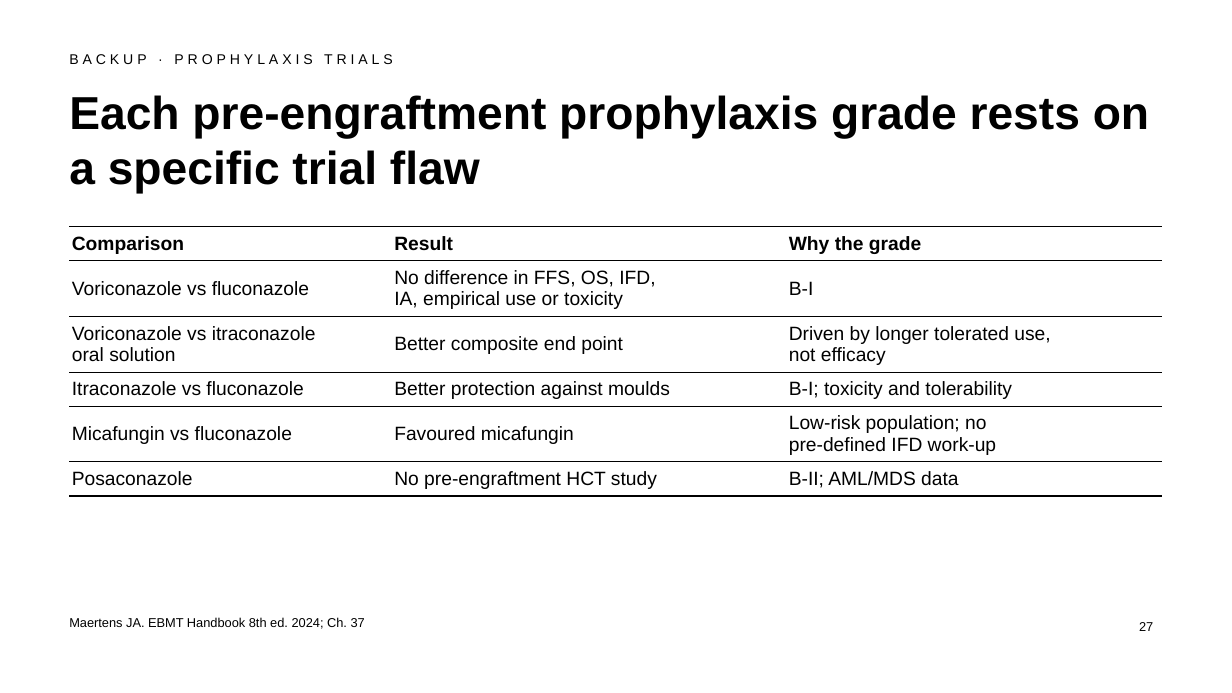
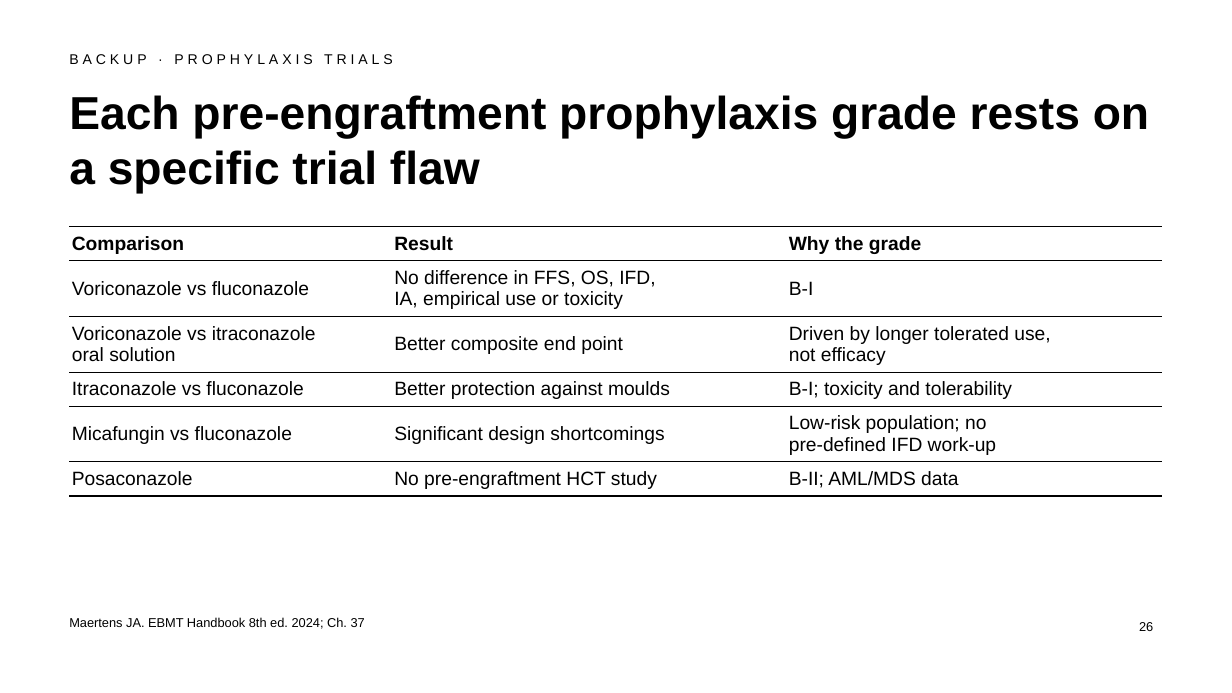
Before and after one commit to htlin222/ebmt-handbook-skill, a slide deck: slide 26 of slides/decks/s11-invasive-fungal.pptx (slide 27 before the commit). Drawn at 1232x693 pixels with LibreOffice and Linux fonts; fonts in the diff are those of the drawing. Boxes give left, top, right and bottom in pixels: in the first picture for what was removed or moved away, otherwise in the second. Text is boxed around its words. In the diff, an @@ line names an element or a change of style, - is before the commit and + after.

```diff
--- a/slides/decks/s11-invasive-fungal.pptx
+++ b/slides/decks/s11-invasive-fungal.pptx
@@ table at bbox=[69, 226, 1163, 493] @@
-row 5, column 2: Favoured micafungin
+row 5, column 2: Significant design shortcomings
@@ page number at bbox=[1139, 622, 1153, 631]: text changed @@
-27
+26
```
Also in this commit, not shown: 2 other slides changed, 1 slide removed, 18 other files.
